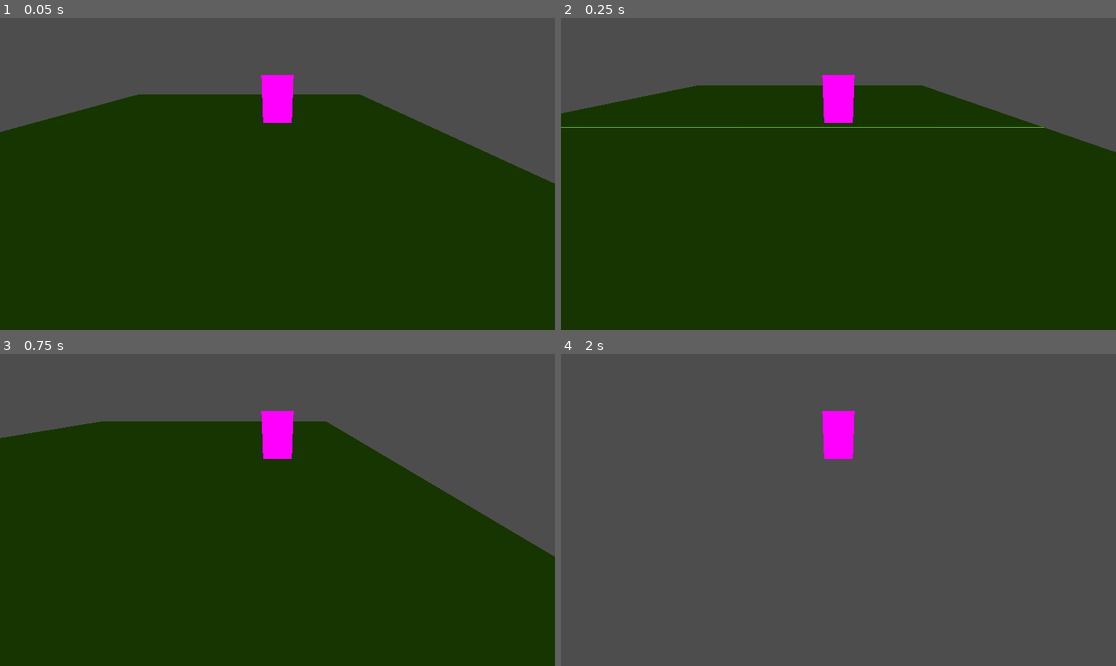
Above: before the commit, frames 1-4 (two rows, left to right).
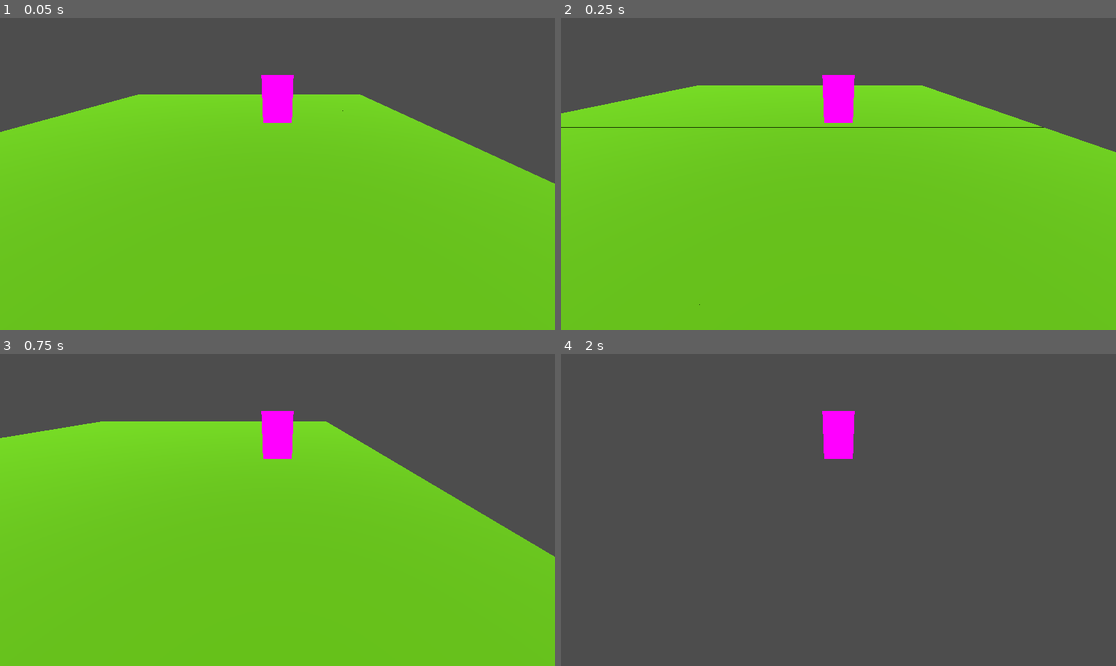
Above: after the commit, the same moments.

Repository: Lele1409/projectcl
Game: Godot game, scene res://Scenes/World.tscn
The game is run twice, just before and just after one commit, with the same random seed, the same clock (stepped at 60 frames per second) and the same inputs.
Inputs:
- Up to frame 1 (0.05 s): no input
- Up to frame 2 (0.25 s): no input
- Up to frame 3 (0.75 s): tap Enter at 0.5 s; hold D (move_right) from 0.53 s (still down)
- Up to frame 4 (2 s): release D (move_right) at 1.28 s; hold S (move_back) from 1.28 s (still down)

The runs differ from the first frame. In frame 1, 68% of the frame differs, in the area x 0-100%, y 24-100%; in frame 2, 73%, in the area x 0-100%, y 21-100%; in frame 3, 68%; in frame 4, nothing differs.

Commit message:
Fixed directional light position

Diff:
--- a/src/Scenes/World.tscn
+++ b/src/Scenes/World.tscn
@@ -20,11 +20,11 @@
 }
 
 [node name="DirectionalLight3D" type="DirectionalLight3D" parent="Environment"]
-transform = Transform3D(1, 0, 0, 0, 1, 0, 0, 0, 1, 0, 0, 38.678)
+transform = Transform3D(1, 0, 0, 0, -4.37114e-08, 1, 0, -1, -4.37114e-08, 0, 25, 0)
 
 [node name="Player" parent="." instance=ExtResource("2_b1xxo")]
 transform = Transform3D(1, 0, 0, 0, 1, 0, 0, 0, 1, 0.294796, 1.78481, 0.503997)
 
-[node name="Camera3D" type="Camera3D" parent="Player"]
+[node name="PlayerCamera" type="Camera3D" parent="Player"]
 transform = Transform3D(1, 0, 0, 0, 0.866025, 0.5, 0, -0.5, 0.866025, 0, 2, 7)
 current = true
